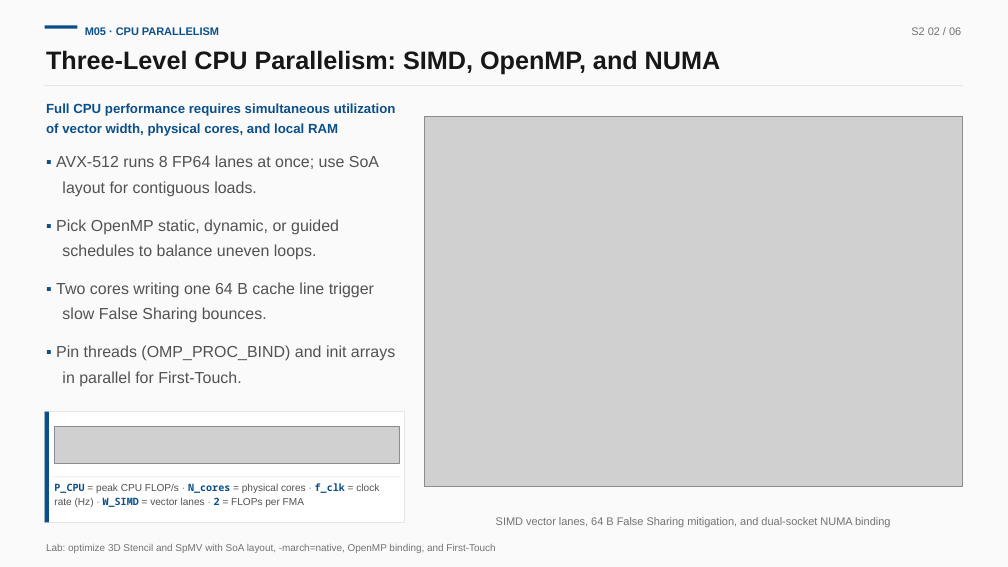
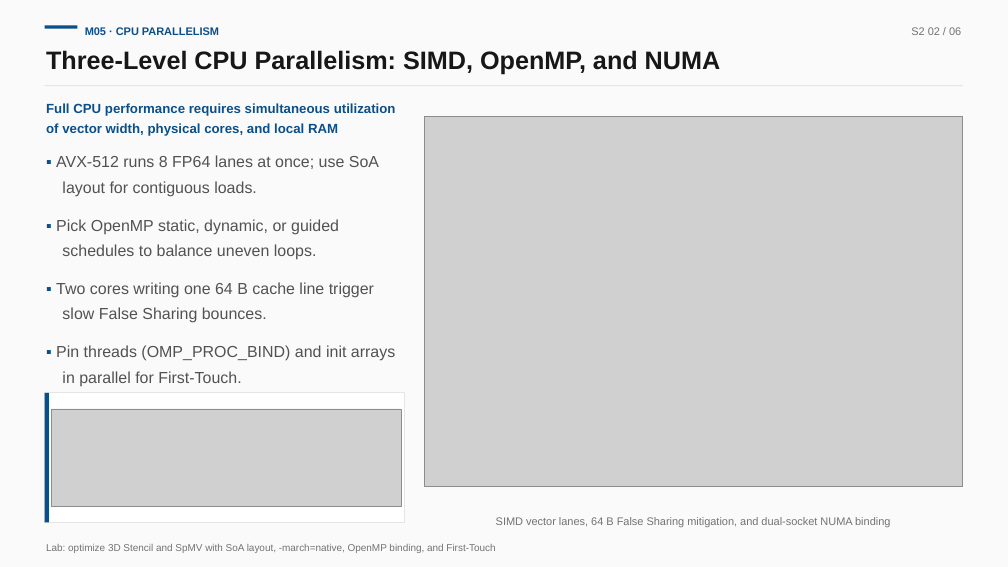
Before and after one commit to hkust-asc/asc27-curriculum, a slide deck: slide 2 of slides/odp/02-stage2-parallelism.odp. Drawn at 1008x567 pixels with LibreOffice and Linux fonts; fonts in the diff are those of the drawing; grey boxes stand for pictures. Boxes give left, top, right and bottom in pixels: in the first picture for what was removed or moved away, otherwise in the second. Text is boxed around its words. In the diff, an @@ line names an element or a change of style, - is before the commit and + after.

```diff
--- a/slides/odp/02-stage2-parallelism.odp
+++ b/slides/odp/02-stage2-parallelism.odp
@@ rectangle: place and size @@
-rectangle at [45, 411, 405, 522]
+rectangle at [45, 393, 405, 523]
@@ rectangle: place and size @@
-rectangle at [45, 411, 49, 522]
+rectangle at [45, 393, 49, 523]
@@ picture: place and size @@
-picture at [54, 426, 400, 464]
+picture at [52, 409, 402, 507]
@@ rectangle removed at [53, 476, 400, 477] @@
@@ text removed at [54, 483, 379, 507] @@
-P_CPU = peak CPU FLOP/s · N_cores = physical cores · f_clk = clock rate (Hz) · W_SIMD = vector lanes · 2 = FLOPs per FMA
```
Also in this commit, not shown: 3 other slides changed, 25 other files.
